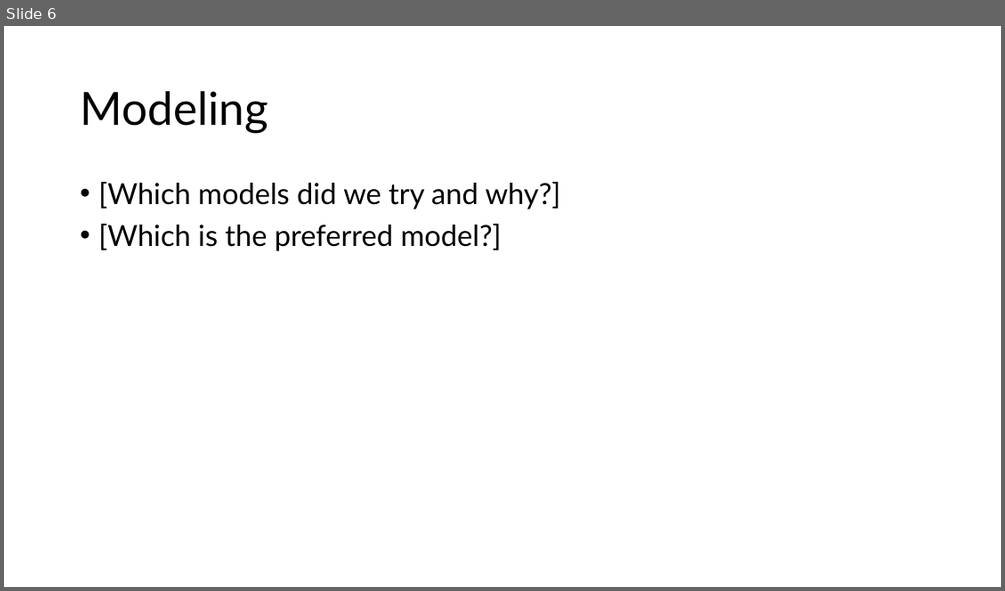
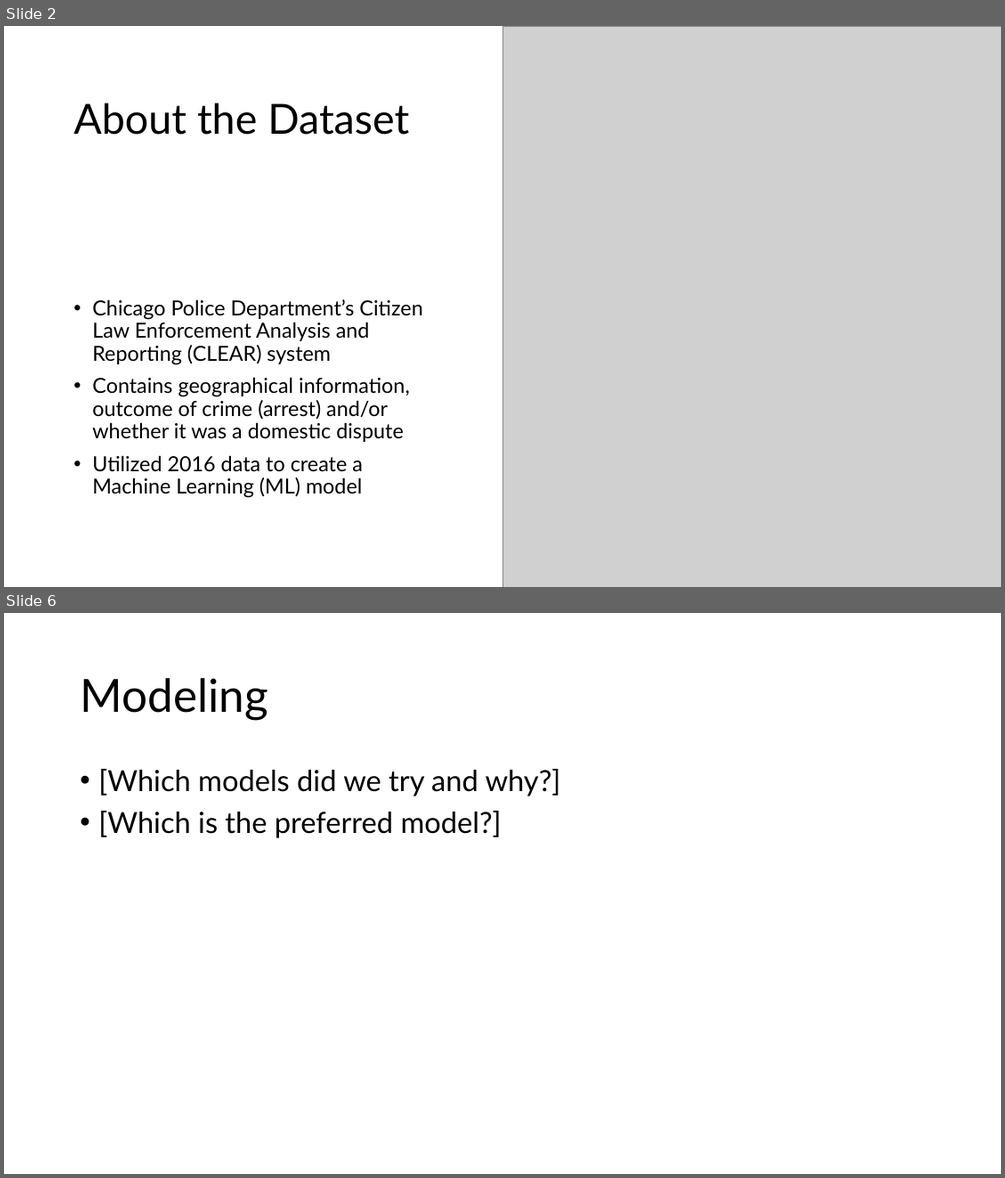
Before and after one commit to tkoche3/ISDS7075, a slide deck: ISDS 7075 Final Presentation.pptx. Shown one above the other, each under a label of ours: slide 6 before the commit, slides 2 and 6 after it; the slides between them are not shown. The pictures are 1005x591 and 1005x1178 pixels, drawn with LibreOffice and Linux fonts; fonts in the diff are those of the drawing; grey boxes stand for pictures. Boxes give left, top, right and bottom in pixels: in the first picture for what was removed or moved away, otherwise in the second. Text is boxed around its words. In the diff, an @@ line names an element or a change of style, - is before the commit and + after.

```diff
--- a/ISDS 7075 Final Presentation.pptx
+++ b/ISDS 7075 Final Presentation.pptx
@@ slide 2 added at box(4, 26, 1001, 587), background #FFFFFF @@
@@ rectangle added at box(4, 26, 701, 213), fill #FFFFFF @@
@@ picture added at box(502, 26, 1001, 587) @@
@@ title added at box(73, 103, 409, 135), 40 pt, text #000000 @@
+About the Dataset
@@ text added at box(92, 299, 422, 498), 20 pt, text #000000 @@
+• Chicago Police Department’s Citizen Law Enforcement Analysis and Reporting (CLEAR) system
+• Contains geographical information, outcome of crime (arrest) and/or whether it was a domestic dispute
+• Utilized 2016 data to create a Machine Learning (ML) model
```
Also in this commit, not shown: 1 slide changed, 3 other slides added, 4 slides removed.
